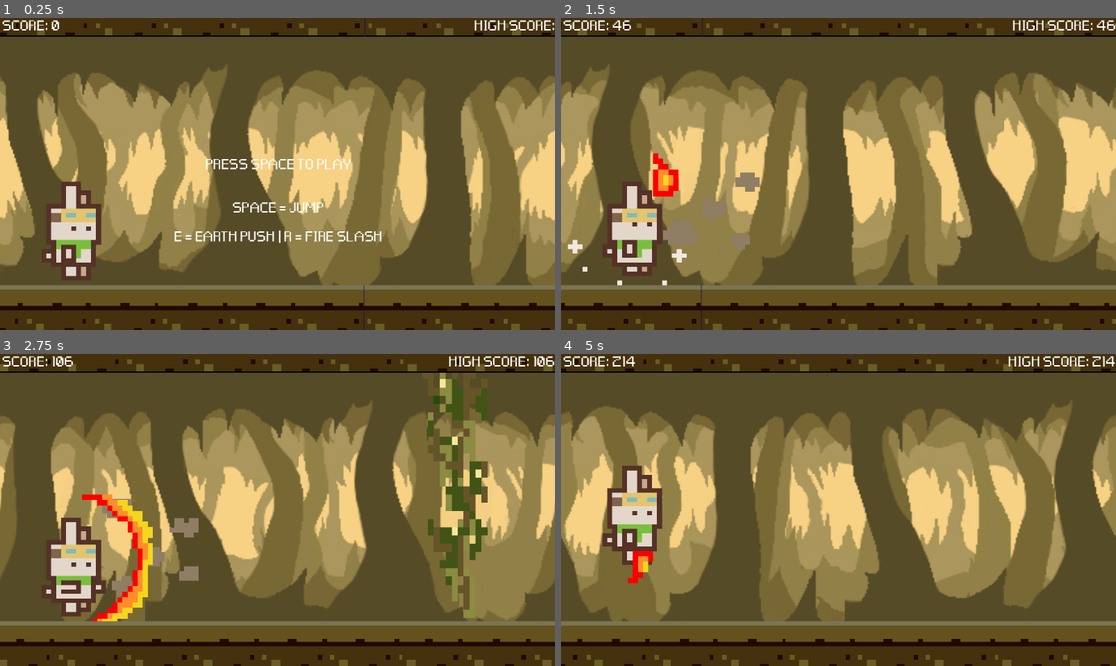
Above: before the commit, frames 1-4 (two rows, left to right).
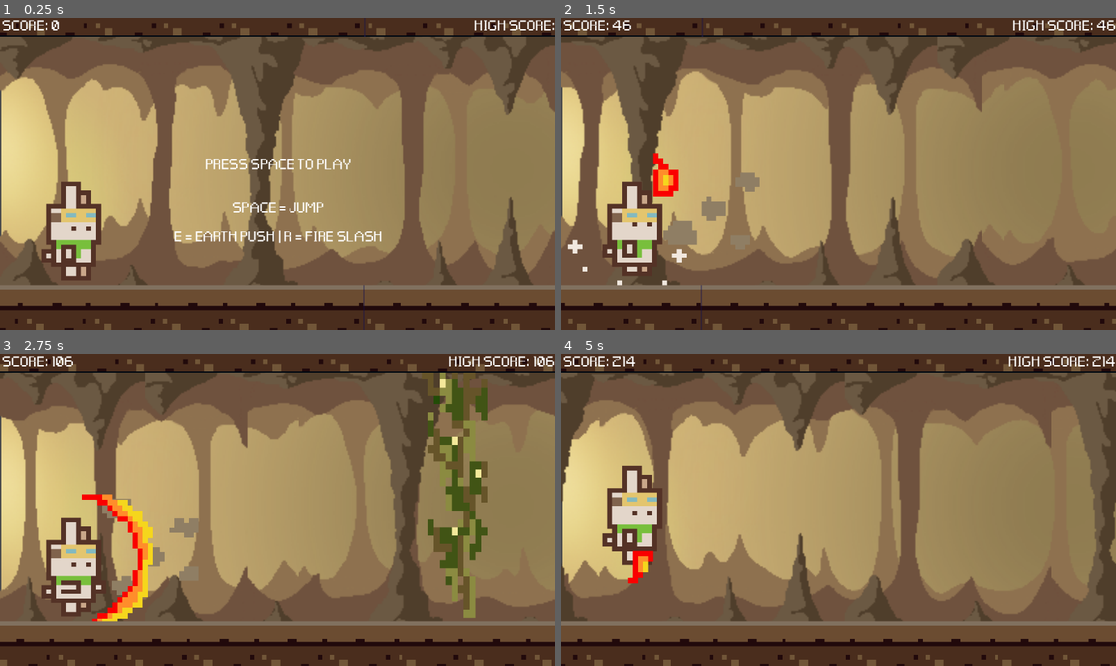
Above: after the commit, the same moments.

Repository: maryandrearv/the-elemental-path
Game: Godot game, scene res://scenes/main.tscn
Same seed, same stepped clock (60 frames per second), same inputs: the game is played once before the commit and once after it.
Inputs:
- Up to frame 1 (0.25 s): no input
- Up to frame 2 (1.5 s): tap Space at 0.5 s; tap E (earth) at 0.6 s; tap Enter (ui_accept) at 0.77 s; tap R (fire) at 1.35 s
- Up to frame 3 (2.75 s): tap Enter (ui_accept) at 1.52 s; tap E (earth) at 2.1 s
- Up to frame 4 (5 s): tap R (fire) at 2.85, 4.35 s; tap Enter (ui_accept) at 3.02, 3.77, 4.52 s; tap E (earth) at 3.6 s

The runs differ from the first frame. In frame 1, 57% of the frame differs, in the area x 0-100%, y 6-86%; in frame 2, 59%; in frame 3, 53%; in frame 4, 56%.

Commit message:
Created/updated beta version background & ground.

Diff:
--- a/runner/scenes/background.tscn
+++ b/runner/scenes/background.tscn
@@ -1,16 +1,15 @@
-[gd_scene load_steps=6 format=3 uid="uid://dho4c5ai7sf5c"]
+[gd_scene load_steps=5 format=3 uid="uid://dho4c5ai7sf5c"]
 
-[ext_resource type="Texture2D" uid="uid://b7ex1yrgrtkdt" path="res://assets/background/Cave_Background-1.png" id="1_0y6dt"]
-[ext_resource type="Texture2D" uid="uid://c1wmyis780mix" path="res://assets/background/Cave_Background-2.png" id="2_hqr15"]
-[ext_resource type="Texture2D" uid="uid://gvld3ovdb34q" path="res://assets/background/Cave_Background-3.png" id="3_o6lbd"]
-[ext_resource type="Texture2D" uid="uid://cqeqcbg1c7ssg" path="res://assets/background/Cave_Background-4.png" id="4_a37dt"]
-[ext_resource type="Texture2D" uid="uid://cnqaow5nnhfo6" path="res://assets/background/Cave_Background-5.png" id="5_jl00p"]
+[ext_resource type="Texture2D" uid="uid://bvpwiyn5duyhw" path="res://assets/background/Cave_Background-1.png" id="1_0y6dt"]
+[ext_resource type="Texture2D" uid="uid://brnmspjk6rmcs" path="res://assets/background/Cave_Background-2.png" id="2_hqr15"]
+[ext_resource type="Texture2D" uid="uid://bmx71uddoeey3" path="res://assets/background/Cave_Background-3.png" id="3_o6lbd"]
+[ext_resource type="Texture2D" uid="uid://cmmiyyd4nul57" path="res://assets/background/Cave_Background-4.png" id="4_a37dt"]
 
 [node name="background" type="ParallaxBackground"]
 
 [node name="Sprite2D" type="Sprite2D" parent="."]
-position = Vector2(-453, -282)
-scale = Vector2(7.83333, 6.91667)
+position = Vector2(3, 0)
+scale = Vector2(2.99479, 2.97222)
 texture = ExtResource("1_0y6dt")
 centered = false
 
@@ -33,19 +32,10 @@
 centered = false
 
 [node name="ParallaxLayer3" type="ParallaxLayer" parent="."]
-motion_scale = Vector2(0.7, 1)
+motion_scale = Vector2(0.8, 1)
 motion_mirroring = Vector2(1152, 0)
 
 [node name="Sprite2D" type="Sprite2D" parent="ParallaxLayer3"]
 scale = Vector2(3, 3)
 texture = ExtResource("4_a37dt")
 centered = false
-
-[node name="ParallaxLayer4" type="ParallaxLayer" parent="."]
-motion_scale = Vector2(0.8, 1)
-motion_mirroring = Vector2(1152, 0)
-
-[node name="Sprite2D" type="Sprite2D" parent="ParallaxLayer4"]
-scale = Vector2(3, 3)
-texture = ExtResource("5_jl00p")
-centered = false
--- a/runner/scenes/ground.tscn
+++ b/runner/scenes/ground.tscn
@@ -1,7 +1,7 @@
 [gd_scene load_steps=8 format=4 uid="uid://b4p11np75v5y1"]
 
 [ext_resource type="Texture2D" uid="uid://ku5lg5ht7tly" path="res://sprites/GrassetPack/GrassetPack.png" id="1_bc51w"]
-[ext_resource type="Texture2D" uid="uid://ujihrkrvi4kn" path="res://sprites/ground_proper.png" id="1_leeml"]
+[ext_resource type="Texture2D" uid="uid://chvvjnsi5j261" path="res://assets/ground.png" id="1_tfqlp"]
 
 [sub_resource type="RectangleShape2D" id="RectangleShape2D_dwsa4"]
 size = Vector2(2764, 58)
@@ -76,7 +76,7 @@
 texture_filter = 1
 position = Vector2(1055, 612)
 scale = Vector2(1.56445, 1.52778)
-texture = ExtResource("1_leeml")
+texture = ExtResource("1_tfqlp")
 
 [node name="CollisionShape2D" type="CollisionShape2D" parent="."]
 position = Vector2(1054, 614)
--- a/runner/scenes/main.tscn
+++ b/runner/scenes/main.tscn
@@ -14,7 +14,7 @@
 
 [node name="Ground" parent="." instance=ExtResource("3_r477m")]
 z_index = 1
-position = Vector2(127, -623)
+position = Vector2(-630, -534)
 scale = Vector2(2, 2)
 collision_layer = 3
 collision_mask = 3
@@ -25,7 +25,7 @@
 scale = Vector2(2, 2)
 
 [node name="Echo" parent="." instance=ExtResource("4_n4rl8")]
-position = Vector2(87, 353)
+position = Vector2(89, 467)
 scale = Vector2(2, 2)
 collision_layer = 3
 collision_mask = 3
Binary file changed: runner/assets/background/Cave_Background-1.png
Not shown, changed: runner/assets/background/Cave_Background-1.png.import
Binary file changed: runner/assets/background/Cave_Background-2.png
Binary file changed: runner/assets/background/Cave_Background-3.png
Not shown, changed: runner/assets/background/Cave_Background-3.png.import
Binary file changed: runner/assets/background/Cave_Background-4.png
Not shown, changed: runner/assets/background/Cave_Background-4.png.import
Binary file added: runner/assets/background/proto-bg/Cave_Background-1.png
Not shown, changed: runner/assets/background/proto-bg/Cave_Background-1.png.import
Binary file added: runner/assets/background/proto-bg/Cave_Background-2.png
Not shown, changed: runner/assets/background/proto-bg/Cave_Background-2.png.import
Binary file added: runner/assets/background/proto-bg/Cave_Background-3.png
(and 10 more such lines)
